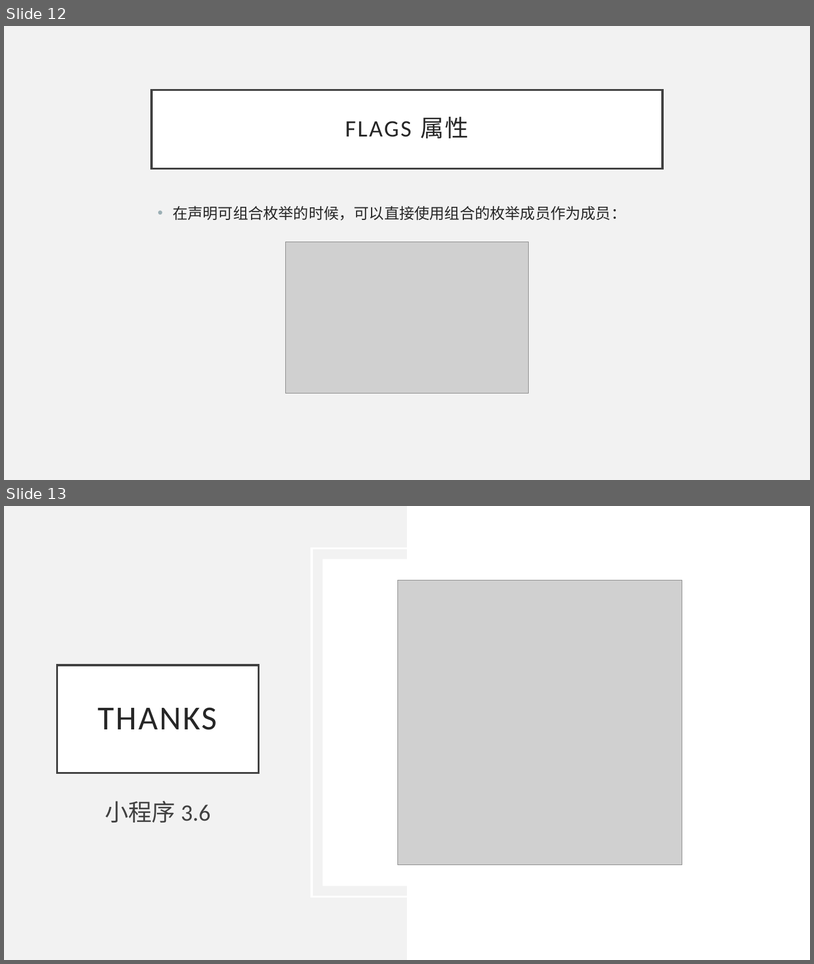
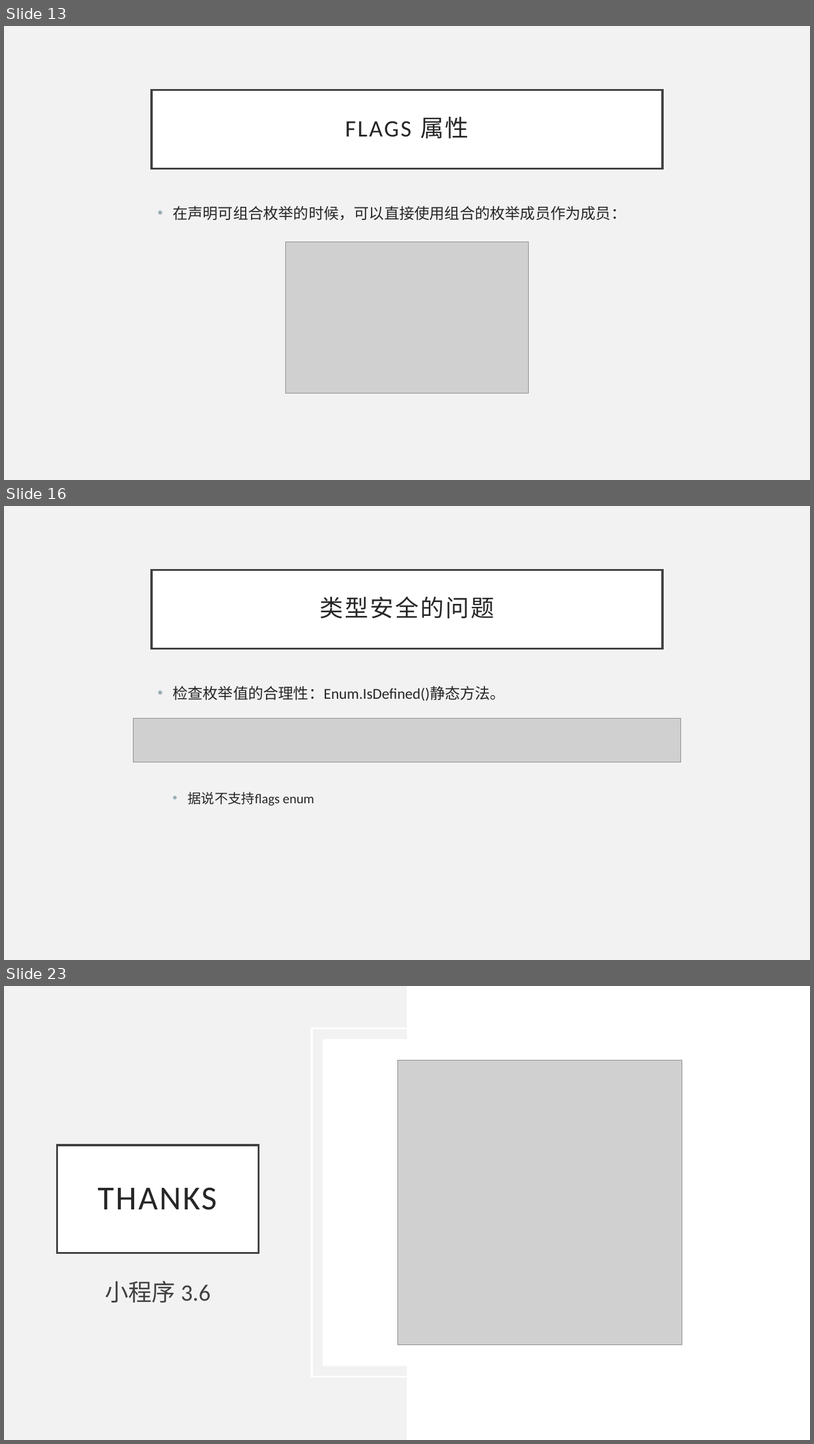
Before and after one commit to BillSon68/CSharp-Tutorial, a slide deck: Chapter 03/310 - 枚举和嵌套类型.pptx. Shown one above the other, each under a label of ours: slides 12 and 13 before the commit, slides 13, 16 and 23 after it; the slides between them are not shown. The pictures are 814x964 and 814x1444 pixels, drawn with LibreOffice and Linux fonts; fonts in the diff are those of the drawing; grey boxes stand for pictures. Boxes give left, top, right and bottom in pixels: in the first picture for what was removed or moved away, otherwise in the second. Text is boxed around its words. In the diff, an @@ line names an element or a change of style, - is before the commit and + after.

```diff
--- a/Chapter 03/310 - 枚举和嵌套类型.pptx
+++ b/Chapter 03/310 - 枚举和嵌套类型.pptx
@@ slide 16 added at <box>4,506,810,960</box>, background #F2F2F2 @@
@@ title added at <box>152,570,663,648</box>, fill #FFFFFF, outline #404040 2.5 pt, 28 pt, text #262626 @@
+类型安全的问题
@@ text added at <box>173,685,506,805</box>, 18 pt, text #262626 @@
+• 检查枚举值的合理性：Enum.IsDefined()静态方法。
+  • 据说不支持flags enum
@@ picture added at <box>134,718,681,762</box> @@
@@ what was slide 12 is now slide 13 @@
@@ what was slide 13 is now slide 23 @@
```
Also in this commit, not shown: 1 slide changed, 9 other slides added, 2 other files.
